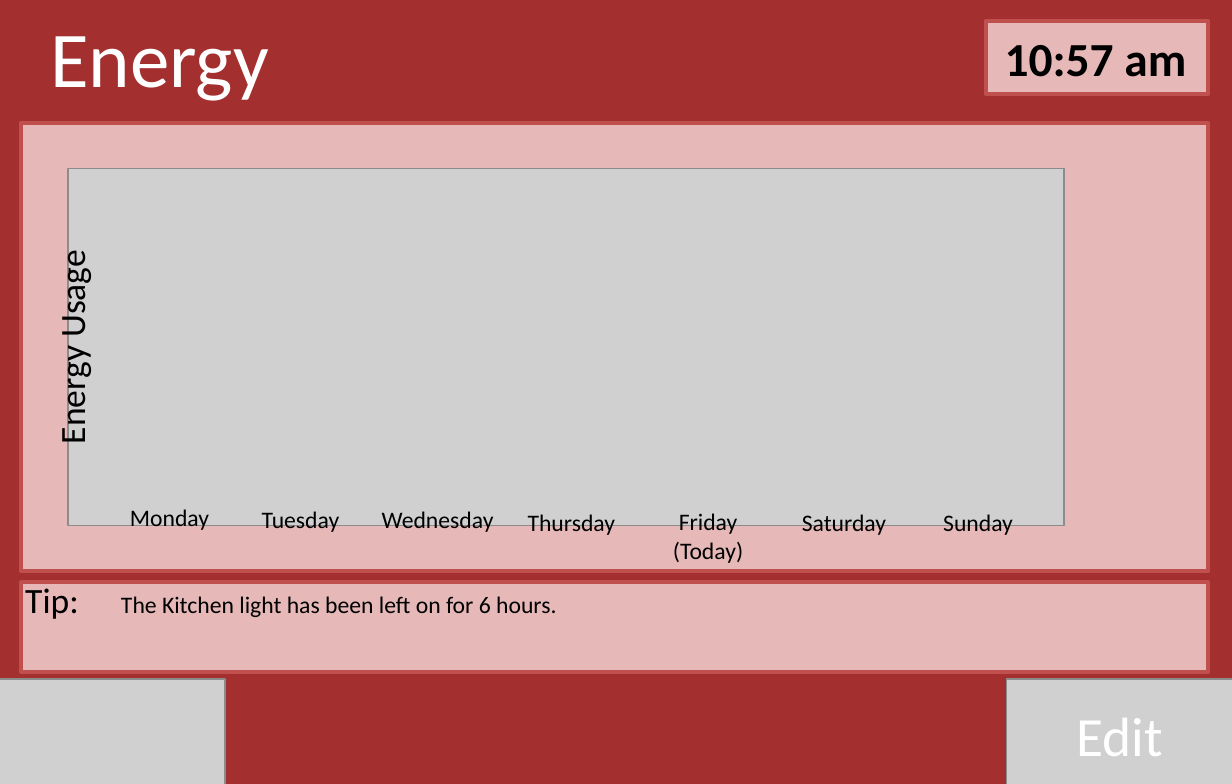
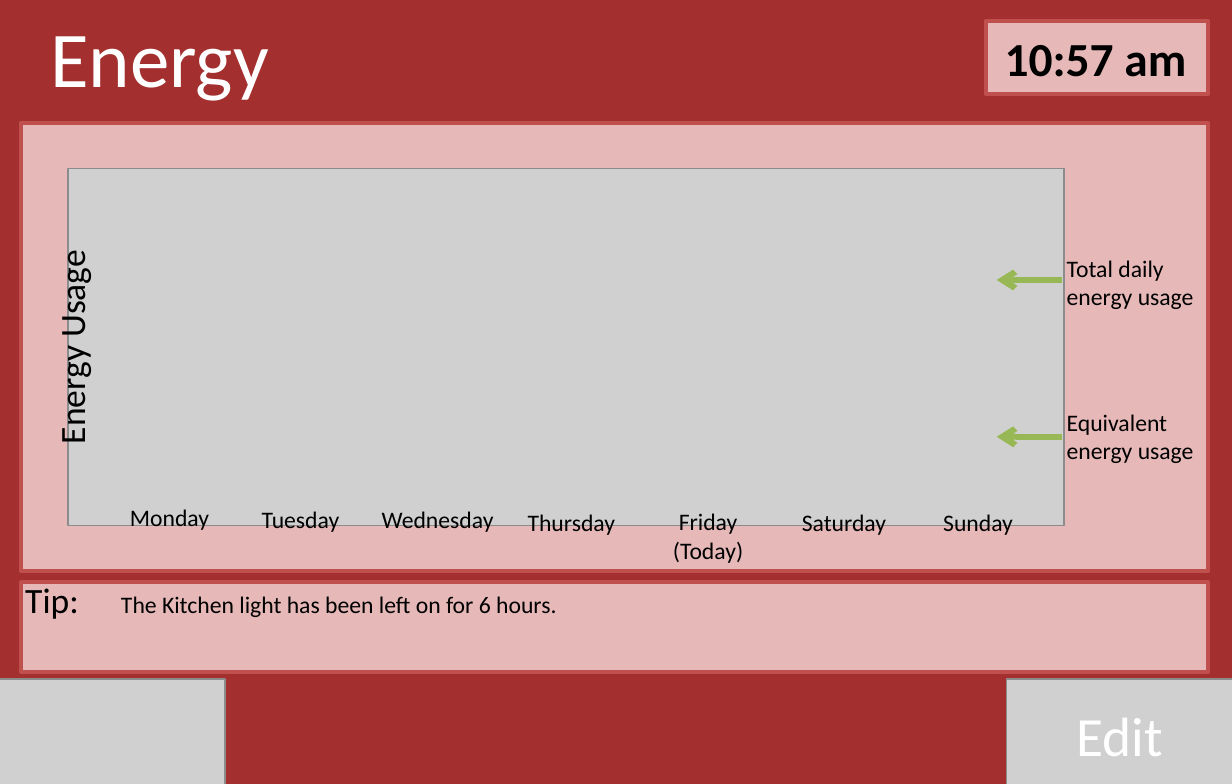
Before and after one commit to Gordo851/Design, a slide deck: slide 9 of story_board_buttonAction2.pptx. Drawn at 1232x784 pixels with LibreOffice and Linux fonts; fonts in the diff are those of the drawing; grey boxes stand for pictures. Boxes give left, top, right and bottom in pixels: in the first picture for what was removed or moved away, otherwise in the second. Text is boxed around its words. In the diff, an @@ line names an element or a change of style, - is before the commit and + after.

```diff
--- a/story_board_buttonAction2.pptx
+++ b/story_board_buttonAction2.pptx
@@ text added at (1067,260,1194,309), 12 pt, text #000000 @@
+Total daily energy usage
@@ arrow added from (1063, 280) to (997, 280), #98B955 3 pt @@
@@ text added at (1067,414,1194,463), 12 pt, text #000000 @@
+Equivalent energy usage
@@ arrow added from (1063, 437) to (997, 437), #98B955 3 pt @@
```
Also in this commit, not shown: 3 other slides changed.
